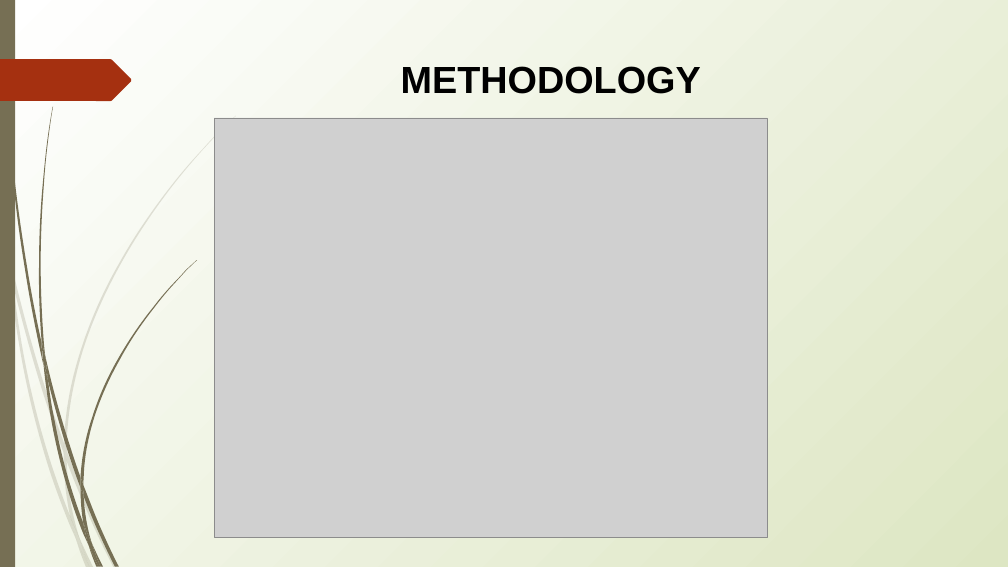
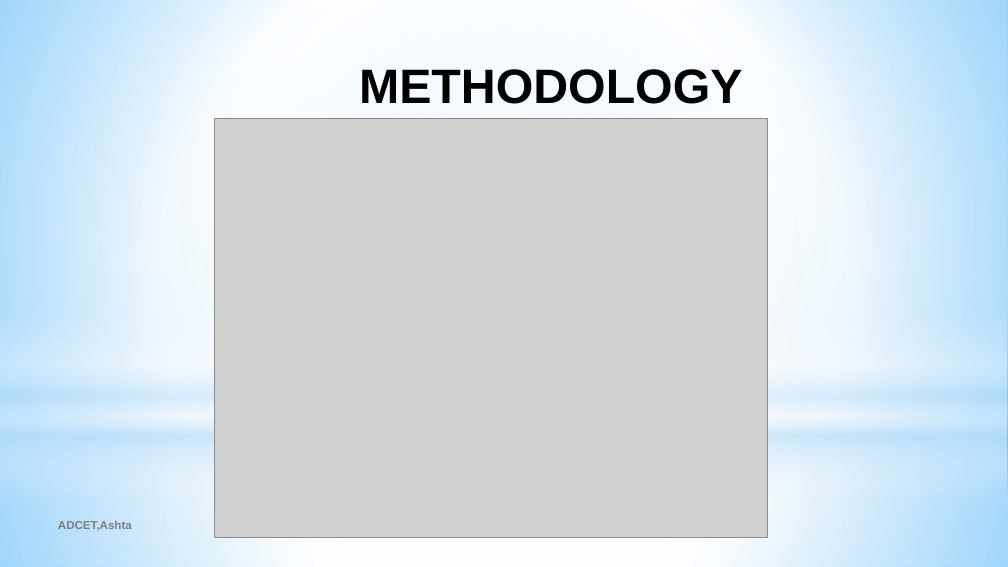
Before and after one commit to Nishant0073/Dudhaganga-Dairy-Application, a slide deck: slide 8 of Documents/G33PPT.pptx (slide 9 before the commit). Drawn at 1008x567 pixels with LibreOffice and Linux fonts; fonts in the diff are those of the drawing; grey boxes stand for pictures. Boxes give left, top, right and bottom in pixels: in the first picture for what was removed or moved away, otherwise in the second. Text is boxed around its words. In the diff, an @@ line names an element or a change of style, - is before the commit and + after.

```diff
--- a/Documents/G33PPT.pptx
+++ b/Documents/G33PPT.pptx
@@ background gradient #FFFFFF to #DDE6C3 to gradient #99D4FE to #FFFFFF to #54BDFF @@
@@ rectangle removed at (0,0,15,567) @@
@@ rectangle added at (0,0,1008,422), fill gradient #FFFFFF to #B4DCFA @@
@@ freeform shape removed at (0,59,132,101) @@
@@ title "METHODOLOGY" at (359,69,742,104): size 36 to 46 pt @@
@@ ellipse added at (0,132,1008,554), fill gradient #FFFFFF @@
@@ rectangle added at (0,312,1008,501), fill gradient #FFFFFF to #B4DCFA @@
@@ rectangle added at (0,422,1008,567), fill gradient #FFFFFF to #B4DCFA @@
@@ text added at (58,521,132,531), 11 pt, text #7F7F7F, bold @@
+ADCET,Ashta
@@ group removed at (0,116,236,567): 10 freeform shapes @@
@@ group removed at (2,0,197,567): 12 freeform shapes @@
```
Also in this commit, not shown: 9 other slides changed, 5 slides added, 3 slides removed.
